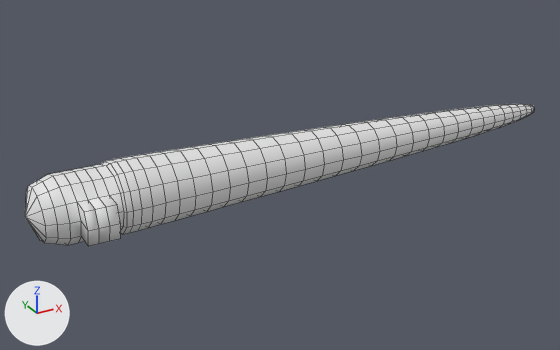
One commit to the Blender file Blend/dratini.blend: the scene before it, then after it.
Both versions are drawn from a 50 mm camera at (-8.35, -16.9, 8.08) aimed at (1.05, 0.19, -0.46). Lighting does not change. The marker at lower left points along +X, +Y and +Z. Mesh edges are drawn as thin lines.

Objects in the first picture: 'Body'.
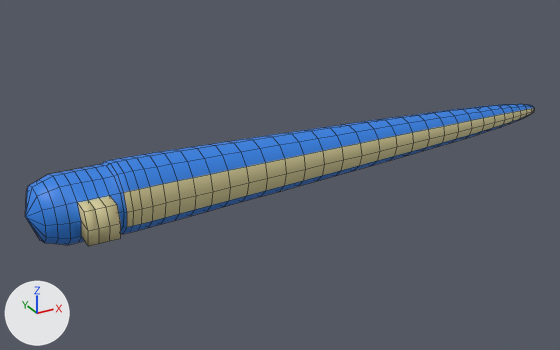
Commit message: body materials

Edits to the bpy script that builds the scene:
```text
Add mat_body_1:
    mat_body_1 = principled_material('body 1')
    mat_body_1.base_color = (0.0285, 0.223, 0.8)  # blue #2f82e7
Add mat_body_2:
    mat_body_2 = principled_material('body 2')
    mat_body_2.base_color = (0.635, 0.572, 0.291)  # beige #d1c793
Change me_beziercurve:
    where me_beziercurve.from_pydata(...)  # 514 vertices, 502 faces; spans x -5.8..10.3, y -1.4..0.9, z -0.9..0.9
    used by ob_body; location = (0.0, 0.0, 0.0)
    me_beziercurve part 1: 423 of the faces centred in x -5.7..10.2, y -1.1..0.9, z -0.9..0.9 switch from no material to mat_body_1 (blue #2f82e7)
    me_beziercurve part 2: 79 of the faces centred in x -4.7..10.2, y -1.4..-0.1, z -0.4..0.4 switch from no material to mat_body_2 (beige #d1c793)
```

Changed parts and their boxes (x1, y1, x2, y2) in the pictures (560 x 350 px):
part 1 of me_beziercurve, recoloured (white to blue)
    both: (25, 104, 534, 245)
part 2 of me_beziercurve, recoloured
    both: (77, 108, 534, 246)
